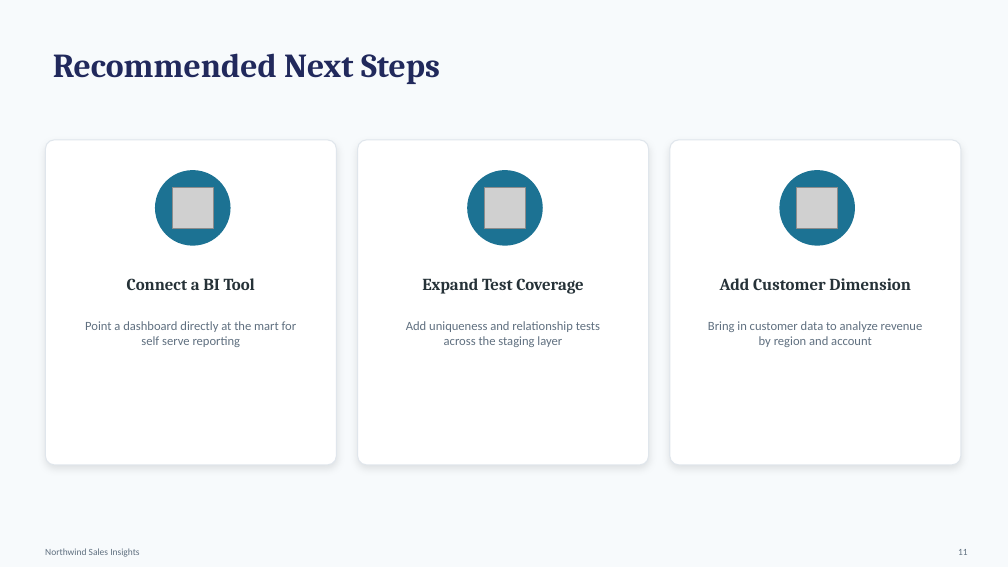
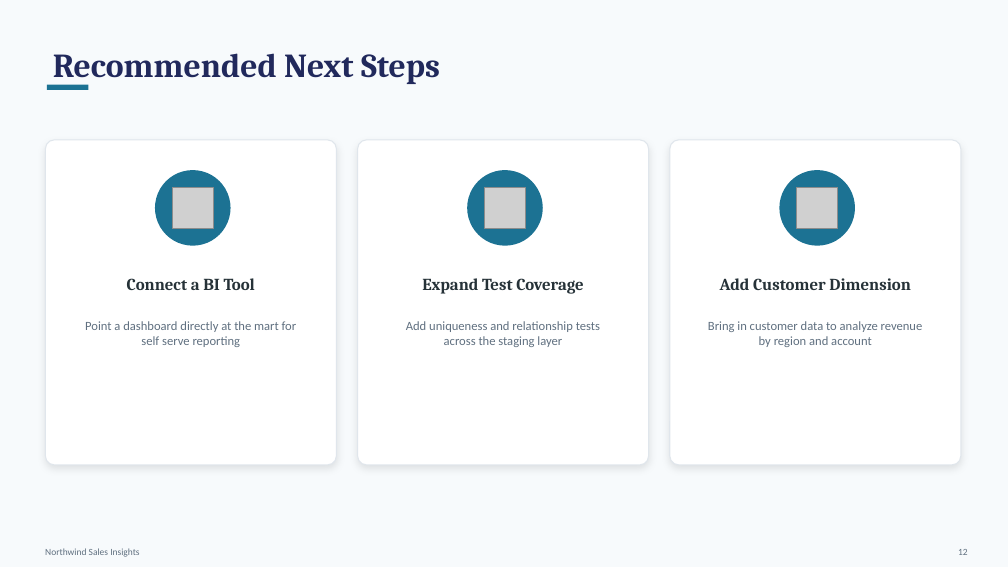
Before and after one commit to Simba90m/dbt_project_mahmoud, a slide deck: slide 12 of models/northwind/docs/Northwind_Sales_Insights.pptx (slide 11 before the commit). Drawn at 1008x567 pixels with LibreOffice and Linux fonts; fonts in the diff are those of the drawing; grey boxes stand for pictures. Boxes give left, top, right and bottom in pixels: in the first picture for what was removed or moved away, otherwise in the second. Text is boxed around its words. In the diff, an @@ line names an element or a change of style, - is before the commit and + after.

```diff
--- a/models/northwind/docs/Northwind_Sales_Insights.pptx
+++ b/models/northwind/docs/Northwind_Sales_Insights.pptx
@@ rectangle added at (x1=47, y1=85, x2=88, y2=90), fill #1C7293 @@
```
Also in this commit, not shown: 9 other slides changed, 1 slide added, 1 other file.
